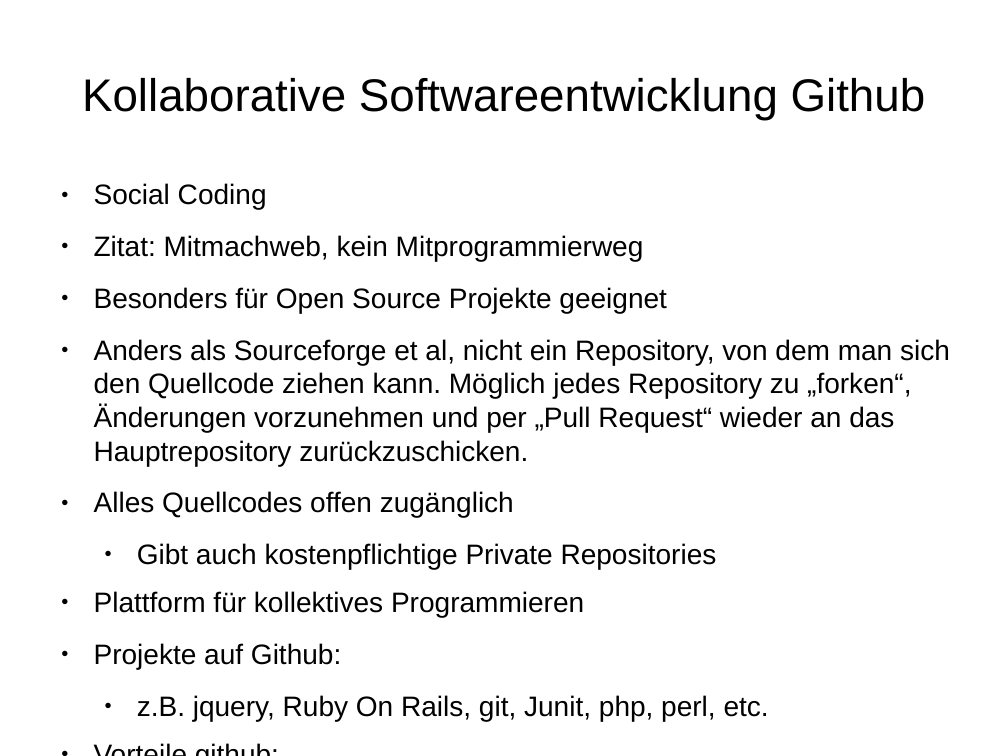
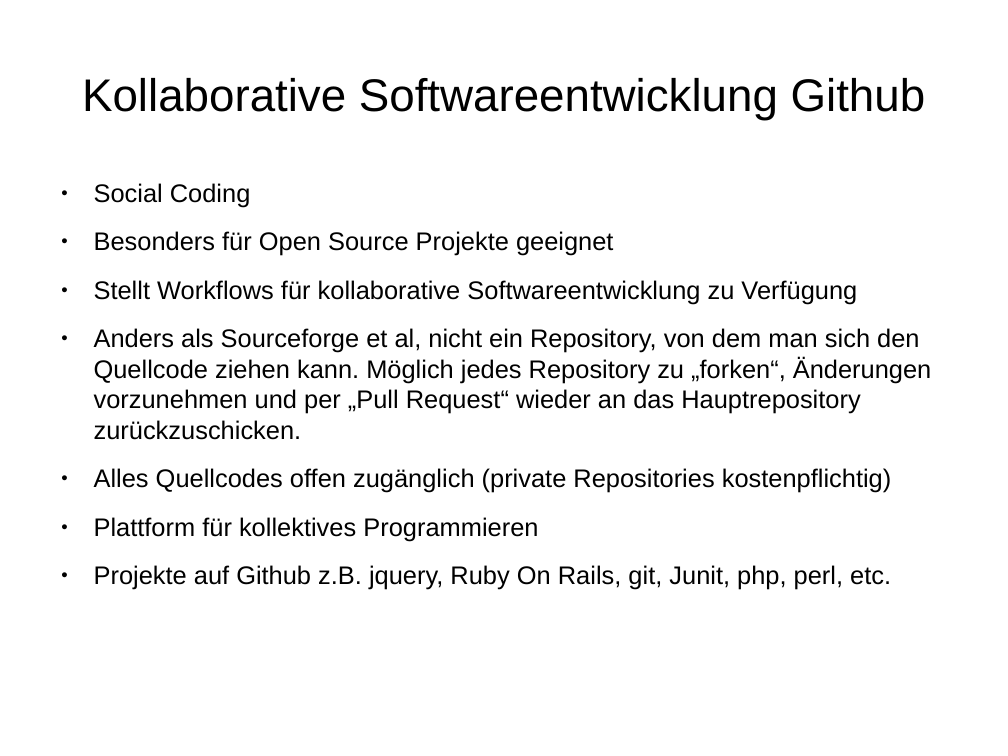
Before and after one commit to rommsen/Seminar_1905, a slide deck: slide 7 of referat/Kapitel4.odp (slide 6 before the commit). Drawn at 1008x756 pixels with LibreOffice and Linux fonts; fonts in the diff are those of the drawing. Boxes give left, top, right and bottom in pixels: in the first picture for what was removed or moved away, otherwise in the second. Text is boxed around its words. In the diff, an @@ line names an element or a change of style, - is before the commit and + after.

Commit message:
github erweitert, inhalte aus kapitel 5 in Kapitel 4 gepackt

```diff
--- a/referat/Kapitel4.odp
+++ b/referat/Kapitel4.odp
@@ text at [94, 183, 931, 541]: size 22.1 to 20 pt in "Social Coding", "Besonders für Open Source Projekte geeignet", "Anders als Sourceforge et al, nicht ein ...", "Plattform für kollektives Programmieren" @@
@@ text at [94, 235, 644, 261]: paragraph removed @@
-● Zitat: Mitmachweb, kein Mitprogrammierweg
@@ text at [94, 280, 857, 304]: paragraph added @@
+● Stellt Workflows für kollaborative Softwareentwicklung zu Verfügung
@@ text at [94, 468, 892, 493]: text changed; size 22.1 to 20 pt @@
-● Alles Quellcodes offen zugänglich
-  ● Gibt auch kostenpflichtige Private Repositories
+● Alles Quellcodes offen zugänglich (private Repositories kostenpflichtig)
@@ text at [94, 565, 891, 590]: text changed; size 22.1 to 20 pt @@
-● Projekte auf Github:
-  ● z.B. jquery, Ruby On Rails, git, Junit, php, perl, etc.
-● Vorteile github:
-  ● git, alles offen
+● Projekte auf Github z.B. jquery, Ruby On Rails, git, Junit, php, perl, etc.
```
Also in this commit, not shown: 9 other slides changed, 12 slides added, 4 slides removed, 1 other file.
